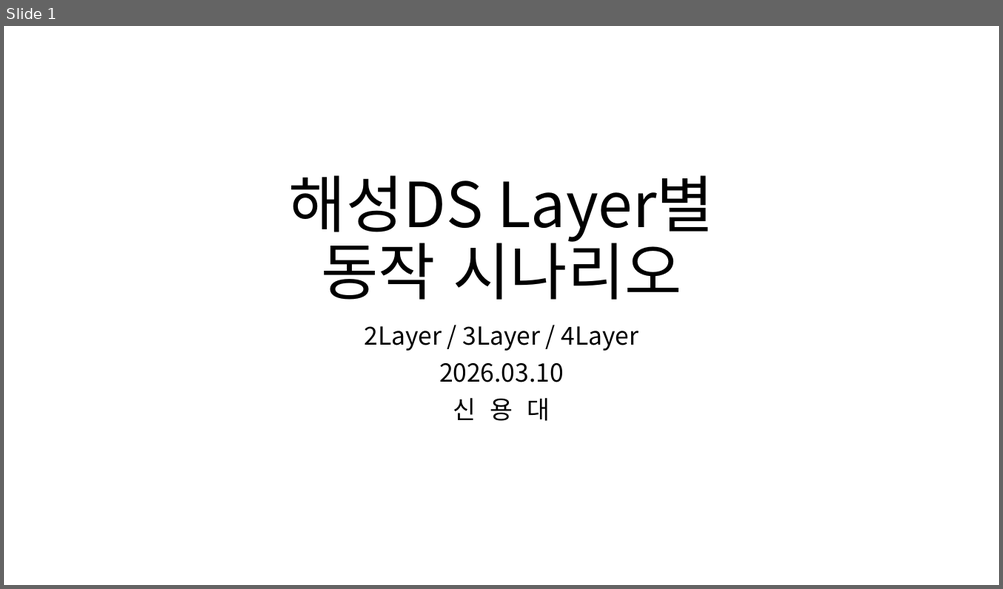
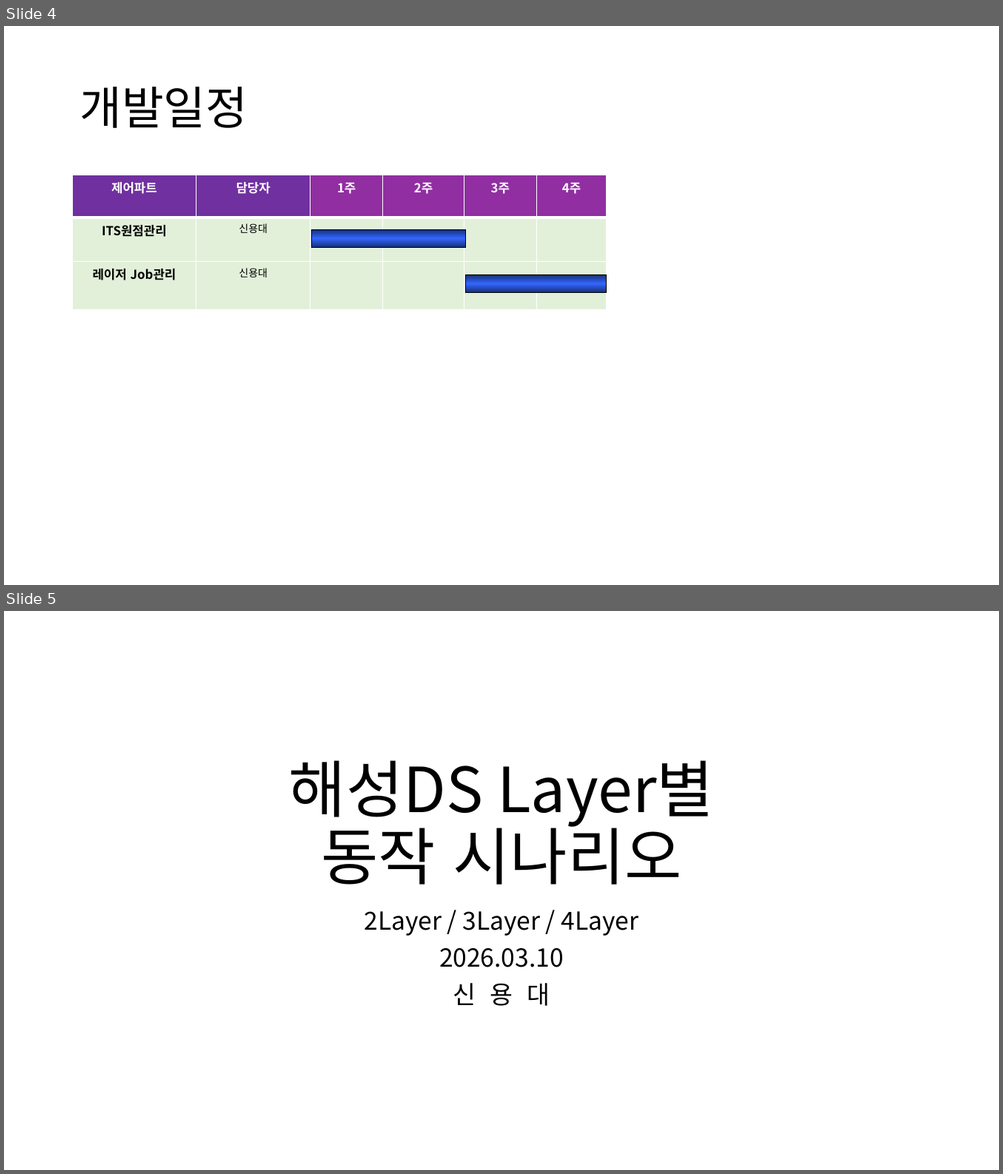
Before and after one commit to ShinYongDae/MyJob, a slide deck: 해성DS Layer별.pptx. Shown one above the other, each under a label of ours: slide 1 before the commit, slides 4 and 5 after it. The pictures are 1003x589 and 1003x1174 pixels, drawn with LibreOffice and Linux fonts; fonts in the diff are those of the drawing. Boxes give left, top, right and bottom in pixels: in the first picture for what was removed or moved away, otherwise in the second. Text is boxed around its words. In the diff, an @@ line names an element or a change of style, - is before the commit and + after.

```diff
--- a/해성DS Layer별.pptx
+++ b/해성DS Layer별.pptx
@@ slide 4 added at <box>4,26,999,585</box>, background #FFFFFF @@
@@ title added at <box>79,87,247,128</box>, 44 pt, text #000000 @@
+개발일정
@@ table added at <box>73,175,607,310</box>, 3 rows, 6 columns @@
+제어파트 | 담당자 | 1주 | 2주 | 3주 | 4주
+ITS원점관리 | 신용대 |  |  |  | 
+레이저 Job관리 | 신용대 |  |  |  | 
@@ rectangle added at <box>311,230,466,247</box>, fill gradient #2449B6 to #3366FF, outline #000000 0.75 pt @@
@@ rectangle added at <box>466,275,607,293</box>, fill gradient #2449B6 to #3366FF, outline #000000 0.75 pt @@
@@ what was slide 1 is now slide 5 @@
```
Also in this commit, not shown: 7 other slides added, 1 other file.
